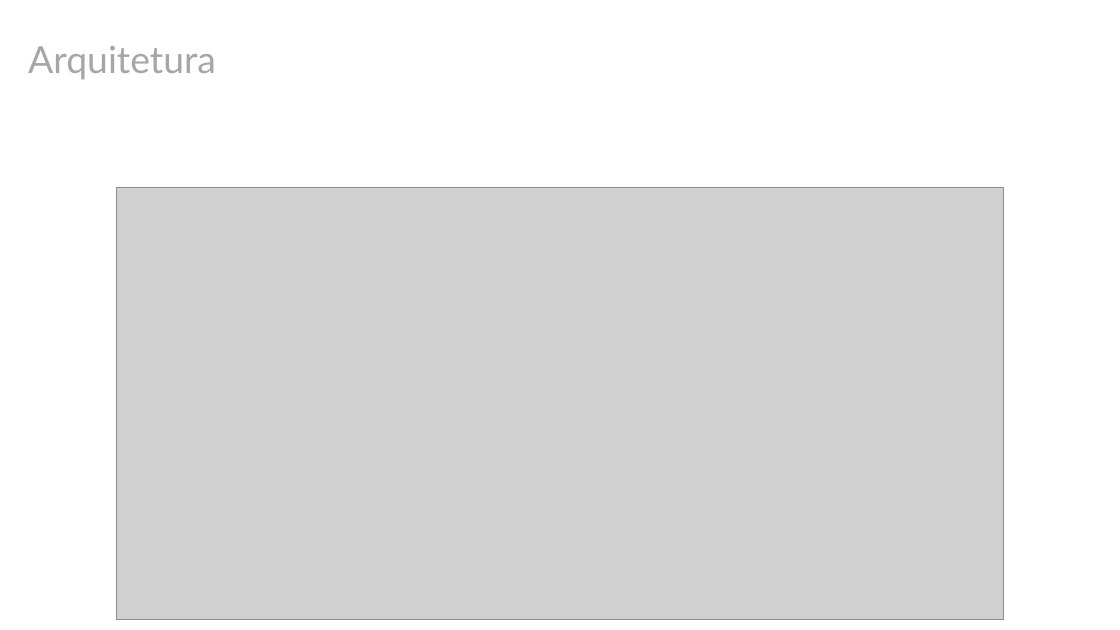
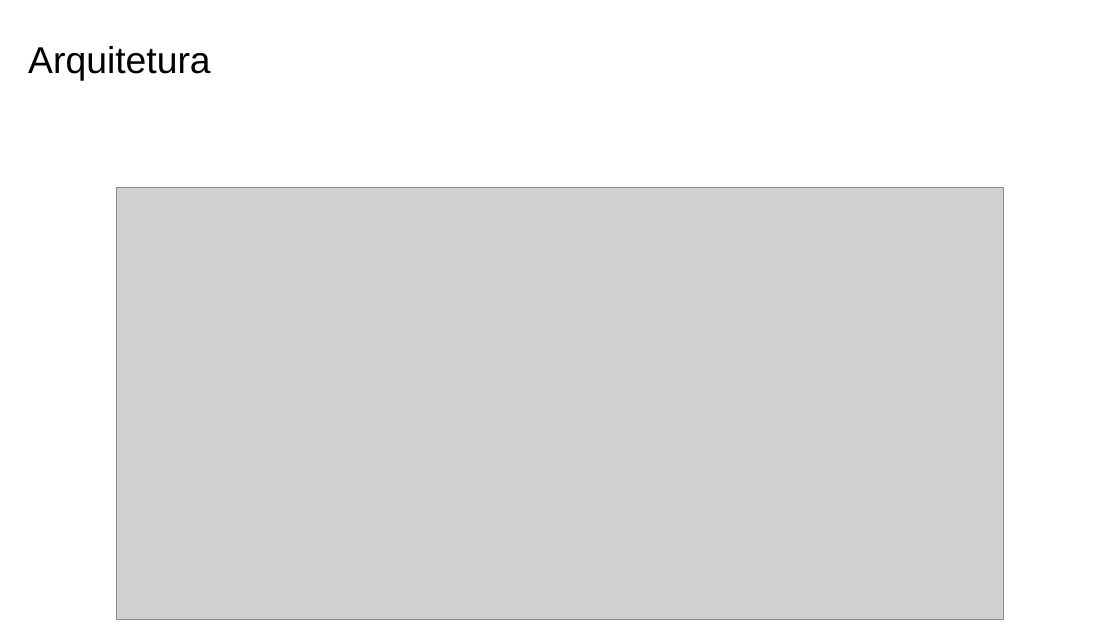
Before and after one commit to yunoguthi/testeCursoGit, a slide deck: slide 13 of git.pptx (slide 10 before the commit). Drawn at 1120x630 pixels with LibreOffice and Linux fonts; fonts in the diff are those of the drawing; grey boxes stand for pictures; background and template pictures are left out. Boxes give left, top, right and bottom in pixels: in the first picture for what was removed or moved away, otherwise in the second. Text is boxed around its words. In the diff, an @@ line names an element or a change of style, - is before the commit and + after.

```diff
--- a/git.pptx
+++ b/git.pptx
@@ text "Arquitetura" at <box>28,46,211,81</box>: font Lato to Arial, text colour #A6A6A6 to #000000 @@
```
Also in this commit, not shown: 3 other slides changed, 6 slides added, 1 slide removed, 3 other files.
